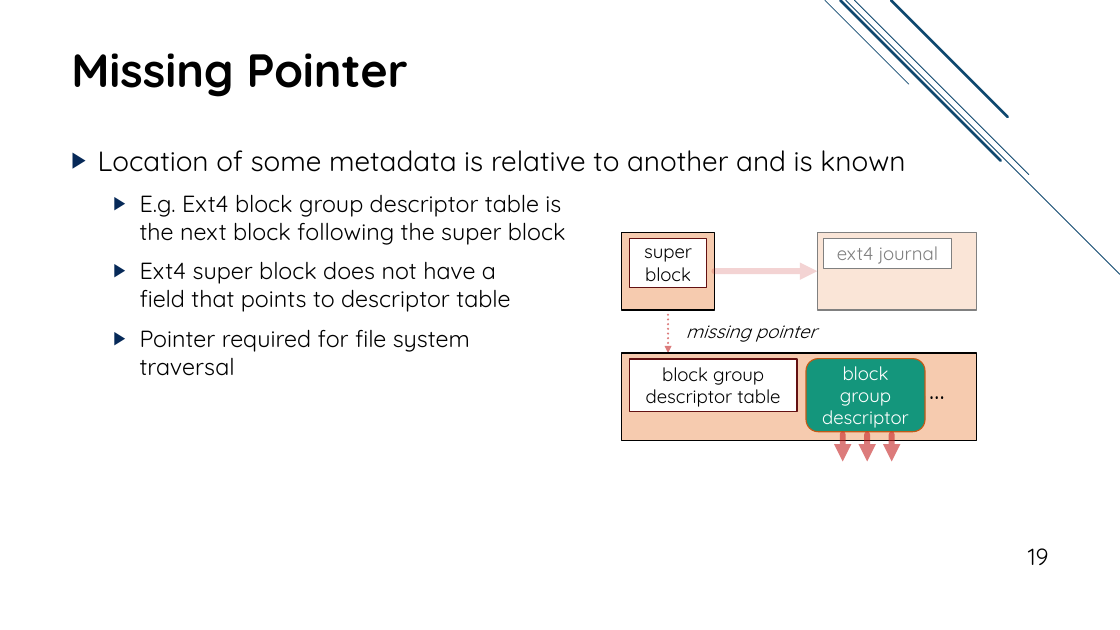
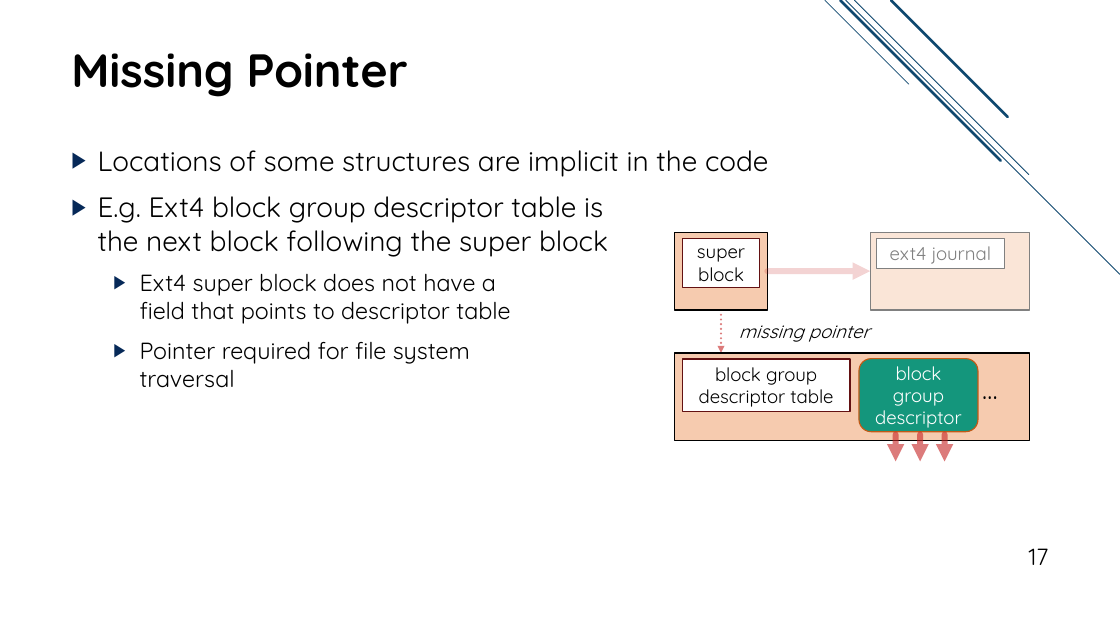
Before and after one commit to jacksun007/spiffy-paper, a slide deck: slide 17 of talk/spiffy_talk.pptx (slide 19 before the commit). Drawn at 1120x630 pixels with LibreOffice and Linux fonts; fonts in the diff are those of the drawing. Boxes give left, top, right and bottom in pixels: in the first picture for what was removed or moved away, otherwise in the second. Text is boxed around its words. In the diff, an @@ line names an element or a change of style, - is before the commit and + after.

```diff
--- a/talk/spiffy_talk.pptx
+++ b/talk/spiffy_talk.pptx
@@ text at <box>98,150,768,177</box>: text changed @@
-▶ Location of some metadata is relative to another and is known
+▶ Locations of some structures are implicit in the code
@@ text at <box>98,196,608,257</box>: size 20 to 24 pt in "E.g. Ext4 block group descriptor table is ..."; list level 2 to 1 in "E.g. Ext4 block group descriptor ..." @@
@@ rectangle: place and size @@
-rectangle at <box>818,232,977,310</box>
+rectangle at <box>870,232,1030,310</box>
@@ 5 rectangles, 5 arrows, 2 texts, 1 rounded rectangle: place and size @@
-5 rectangles, 5 arrows, 2 texts, 1 rounded rectangle at <box>622,232,977,461</box>
+5 rectangles, 5 arrows, 2 texts, 1 rounded rectangle at <box>675,232,1030,461</box>
@@ page number at <box>1029,548,1049,565</box>: text changed @@
-19
+17
```
Also in this commit, not shown: 24 other slides changed, 3 slides added, 2 slides removed.
